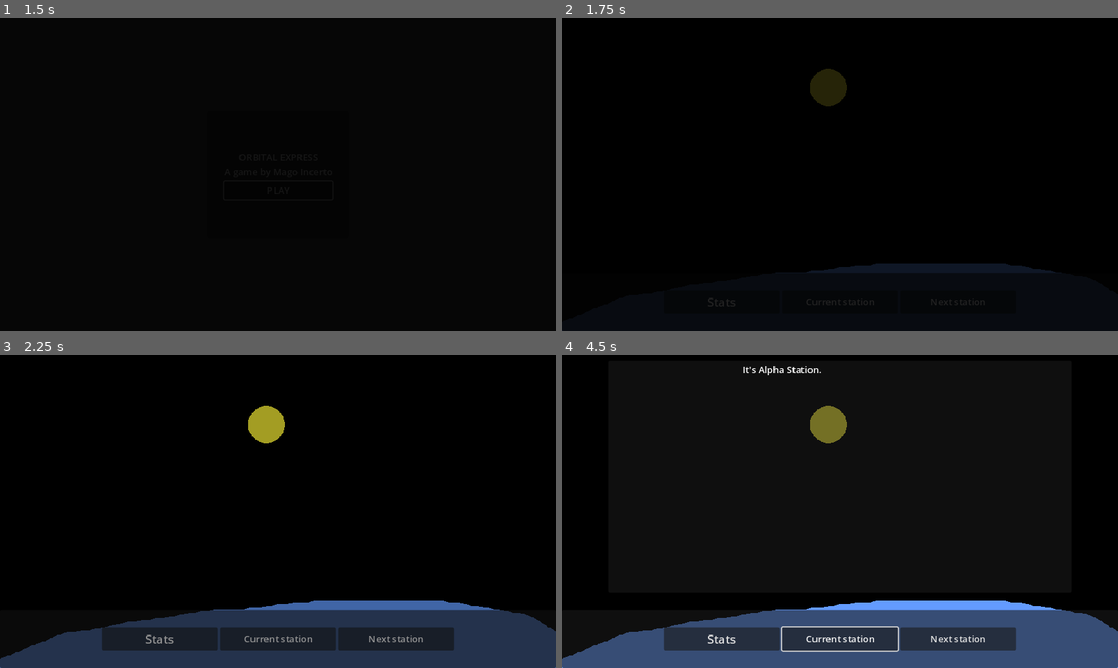
Above: before the commit, frames 1-4 (two rows, left to right).
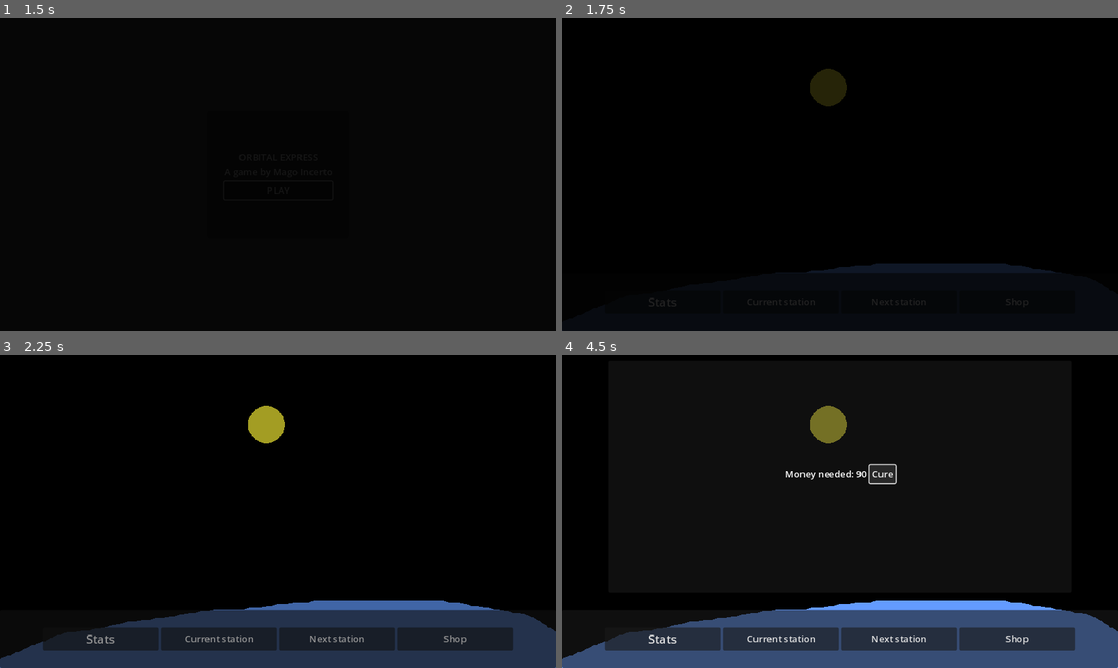
Above: after the commit, the same moments.

Repository: GustavoIgor/orbital-express
Game: Godot game, scene res://Scenes/main_menu.tscn
The game is run twice, just before and just after one commit, with the same random seed, the same clock (stepped at 60 frames per second) and the same inputs.
Inputs (mouse positions are in pixels of both pictures, inside the frame that each line leads up to):
- Up to frame 1 (1.5 s): click "PLAY" at 0.5 s; click "PLAY" at 1.25 s
- Up to frame 2 (1.75 s): no input
- Up to frame 3 (2.25 s): click "Stats" at 2 s
- Up to frame 4 (4.5 s): click "Current station" at 2.75 s; click (1017, 639) at 3.5 s, where only the run after the commit has a clickable "Shop"; click (884, 473) at 4.25 s, where only the run after the commit has a clickable "Cure"

Frame 1 is identical in both runs. In frame 2, 0.2% of the frame differs, in the area x 15-84%, y 89-93%; in frame 3, 2.0%; in frame 4, 2.9%, in the area x 7-93%, y 3-95%.

Commit message:
Major changes, added asteroids, shop and exports

Diff:
--- a/Scenes/asteroid.tscn
+++ b/Scenes/asteroid.tscn
@@ -5,6 +5,8 @@
 [ext_resource type="Shape2D" uid="uid://l1c2vrcrugxv" path="res://Resources/asteroid_cshape_small.tres" id="3_0tg5v"]
 
 [node name="Asteroid" type="Area2D"]
+collision_layer = 4
+collision_mask = 11
 script = ExtResource("1_rgq87")
 
 [node name="Sprite2D" type="Sprite2D" parent="."]
@@ -12,3 +14,5 @@
 
 [node name="CollisionShape2D" type="CollisionShape2D" parent="."]
 shape = ExtResource("3_0tg5v")
+
+[connection signal="body_entered" from="." to="." method="_on_body_entered"]
--- a/Scenes/bullet.tscn
+++ b/Scenes/bullet.tscn
@@ -7,6 +7,8 @@
 size = Vector2(6, 10)
 
 [node name="Bullet" type="Node2D"]
+light_mask = 8
+visibility_layer = 5
 script = ExtResource("1_gfx5x")
 
 [node name="Sprite2D" type="Sprite2D" parent="."]
@@ -14,9 +16,12 @@
 texture = ExtResource("2_knihx")
 
 [node name="Area2D" type="Area2D" parent="."]
+collision_layer = 8
+collision_mask = 5
 
 [node name="CollisionShape2D" type="CollisionShape2D" parent="Area2D"]
 rotation = 1.5708
 shape = SubResource("RectangleShape2D_f12ky")
 
+[connection signal="area_entered" from="Area2D" to="." method="_on_area_2d_area_entered"]
 [connection signal="body_entered" from="Area2D" to="." method="_on_area_2d_body_entered"]
--- a/Scenes/delivery.tscn
+++ b/Scenes/delivery.tscn
@@ -1,11 +1,15 @@
-[gd_scene load_steps=5 format=3 uid="uid://dcol07v036n16"]
+[gd_scene load_steps=8 format=3 uid="uid://dcol07v036n16"]
 
+[ext_resource type="Script" path="res://Scripts/delivery.gd" id="1_6vcik"]
 [ext_resource type="Texture2D" uid="uid://fpa5r45wpbug" path="res://Assets/Background.png" id="1_df8og"]
 [ext_resource type="PackedScene" uid="uid://cbxctj48srse3" path="res://Scenes/space_ship.tscn" id="2_tekcv"]
 [ext_resource type="PackedScene" uid="uid://ck0j7ry3joktn" path="res://Scenes/ui.tscn" id="3_nlgs2"]
 [ext_resource type="PackedScene" uid="uid://sshhu6yh0dpw" path="res://Scenes/asteroid.tscn" id="4_4d74n"]
+[ext_resource type="Script" path="res://Scripts/asteroid_spawner.gd" id="5_r0xcm"]
+[ext_resource type="PackedScene" uid="uid://cwnydy2po7sbb" path="res://Scenes/travel_is_over.tscn" id="7_n14x2"]
 
 [node name="Delivery" type="Node2D"]
+script = ExtResource("1_6vcik")
 
 [node name="Sprite2D" type="Sprite2D" parent="."]
 position = Vector2(480, 270)
@@ -19,6 +23,18 @@
 [node name="Asteroid" parent="." instance=ExtResource("4_4d74n")]
 position = Vector2(340, 204)
 
+[node name="AsteroidSpawner" type="Node2D" parent="."]
+position = Vector2(441, 155)
+script = ExtResource("5_r0xcm")
+
+[node name="TravelTimer" type="Timer" parent="."]
+one_shot = true
+
 [node name="Camera2D" type="Camera2D" parent="."]
 position = Vector2(480, 270)
 zoom = Vector2(2, 2)
+
+[node name="TravelIsOver" parent="." instance=ExtResource("7_n14x2")]
+visible = false
+
+[connection signal="timeout" from="TravelTimer" to="." method="_on_travel_timer_timeout"]
--- /dev/null
+++ b/Scenes/game_over.tscn
@@ -0,0 +1,42 @@
+[gd_scene format=3 uid="uid://clckw4maqr43y"]
+
+[node name="GameOver" type="CanvasLayer"]
+
+[node name="Control" type="Control" parent="."]
+layout_mode = 3
+anchors_preset = 15
+anchor_right = 1.0
+anchor_bottom = 1.0
+grow_horizontal = 2
+grow_vertical = 2
+
+[node name="Panel" type="Panel" parent="Control"]
+layout_mode = 1
+anchors_preset = 8
+anchor_left = 0.5
+anchor_top = 0.5
+anchor_right = 0.5
+anchor_bottom = 0.5
+offset_left = -242.5
+offset_top = -140.0
+offset_right = 242.5
+offset_bottom = 140.0
+grow_horizontal = 2
+grow_vertical = 2
+
+[node name="Label" type="Label" parent="Control/Panel"]
+layout_mode = 1
+anchors_preset = 8
+anchor_left = 0.5
+anchor_top = 0.5
+anchor_right = 0.5
+anchor_bottom = 0.5
+offset_left = -20.0
+offset_top = -11.5
+offset_right = 20.0
+offset_bottom = 11.5
+grow_horizontal = 2
+grow_vertical = 2
+text = "GAME OVER!
+You exploded"
+horizontal_alignment = 1
--- a/Scenes/next_station.tscn
+++ b/Scenes/next_station.tscn
@@ -58,7 +58,7 @@
 [node name="RichTextLabel" type="RichTextLabel" parent="HBoxContainer/VBoxContainer2"]
 custom_minimum_size = Vector2(0, 300)
 layout_mode = 2
-text = "fsfsfs"
+text = "Click on any station"
 
 [node name="Accept" type="Button" parent="HBoxContainer/VBoxContainer2"]
 visible = false
--- /dev/null
+++ b/Scenes/shop.tscn
@@ -0,0 +1,46 @@
+[gd_scene load_steps=2 format=3 uid="uid://b131ikq2mr1f5"]
+
+[ext_resource type="Script" path="res://Scripts/shop.gd" id="1_0e3lv"]
+
+[node name="Shop" type="Panel"]
+custom_minimum_size = Vector2(800, 400)
+anchors_preset = 5
+anchor_left = 0.5
+anchor_right = 0.5
+offset_left = -20.0
+offset_top = 10.0
+offset_right = 20.0
+offset_bottom = 50.0
+grow_horizontal = 2
+script = ExtResource("1_0e3lv")
+
+[node name="VBoxContainer" type="VBoxContainer" parent="."]
+layout_mode = 1
+anchors_preset = 8
+anchor_left = 0.5
+anchor_top = 0.5
+anchor_right = 0.5
+anchor_bottom = 0.5
+offset_left = -20.0
+offset_top = -20.0
+offset_right = 20.0
+offset_bottom = 20.0
+grow_horizontal = 2
+grow_vertical = 2
+
+[node name="HBoxContainer" type="HBoxContainer" parent="VBoxContainer"]
+layout_mode = 2
+size_flags_horizontal = 4
+
+[node name="Label" type="Label" parent="VBoxContainer/HBoxContainer"]
+layout_mode = 2
+text = "Money needed: 100"
+
+[node name="Cure" type="Button" parent="VBoxContainer/HBoxContainer"]
+layout_mode = 2
+text = "Cure"
+
+[node name="HBoxContainer2" type="HBoxContainer" parent="VBoxContainer"]
+layout_mode = 2
+
+[connection signal="pressed" from="VBoxContainer/HBoxContainer/Cure" to="." method="_on_cure_pressed"]
--- a/Scenes/station.tscn
+++ b/Scenes/station.tscn
@@ -1,10 +1,11 @@
-[gd_scene load_steps=6 format=3 uid="uid://cqu38k1r2yav2"]
+[gd_scene load_steps=7 format=3 uid="uid://cqu38k1r2yav2"]
 
 [ext_resource type="Texture2D" uid="uid://e30yt8n3p326" path="res://Assets/Alpha.png" id="1_ji0r5"]
 [ext_resource type="Script" path="res://Scripts/station.gd" id="1_tfqm1"]
 [ext_resource type="PackedScene" uid="uid://dg2ie0juhtj7p" path="res://Scenes/stats.tscn" id="3_ymfby"]
 [ext_resource type="PackedScene" uid="uid://bejx0rp1kryob" path="res://Scenes/current_station.tscn" id="4_glr1g"]
 [ext_resource type="PackedScene" uid="uid://cuindur1pl737" path="res://Scenes/next_station.tscn" id="5_5aohp"]
+[ext_resource type="PackedScene" uid="uid://b131ikq2mr1f5" path="res://Scenes/shop.tscn" id="6_2s0cr"]
 
 [node name="Station" type="CanvasLayer"]
 script = ExtResource("1_tfqm1")
@@ -68,6 +69,12 @@
 layout_mode = 2
 text = "Next station"
 
+[node name="Shop" type="Button" parent="Control/Bar/HBoxContainer"]
+custom_minimum_size = Vector2(200, 0)
+layout_mode = 2
+text = "Shop
+"
+
 [node name="Stats" parent="Control" instance=ExtResource("3_ymfby")]
 visible = false
 layout_mode = 1
@@ -84,6 +91,14 @@
 offset_top = 10.0
 offset_bottom = 410.0
 
+[node name="Shop" parent="Control" instance=ExtResource("6_2s0cr")]
+visible = false
+layout_mode = 1
+offset_left = -400.0
+offset_right = 400.0
+offset_bottom = 410.0
+
 [connection signal="pressed" from="Control/Bar/HBoxContainer/Stats" to="." method="_on_stats_pressed"]
 [connection signal="pressed" from="Control/Bar/HBoxContainer/CurrentStation" to="." method="_on_current_station_pressed"]
 [connection signal="pressed" from="Control/Bar/HBoxContainer/NextStation" to="." method="_on_next_station_pressed"]
+[connection signal="pressed" from="Control/Bar/HBoxContainer/Shop" to="." method="_on_shop_pressed"]
--- /dev/null
+++ b/Scenes/travel_is_over.tscn
@@ -0,0 +1,47 @@
+[gd_scene load_steps=2 format=3 uid="uid://cwnydy2po7sbb"]
+
+[ext_resource type="Script" path="res://Scripts/travel_is_over.gd" id="1_yy4cf"]
+
+[node name="TravelIsOver" type="CanvasLayer"]
+script = ExtResource("1_yy4cf")
+
+[node name="Control" type="Control" parent="."]
+layout_mode = 3
+anchors_preset = 15
+anchor_right = 1.0
+anchor_bottom = 1.0
+grow_horizontal = 2
+grow_vertical = 2
+
+[node name="Panel" type="Panel" parent="Control"]
+layout_mode = 1
+anchors_preset = 8
+anchor_left = 0.5
+anchor_top = 0.5
+anchor_right = 0.5
+anchor_bottom = 0.5
+offset_left = -195.5
+offset_top = -112.0
+offset_right = 195.5
+offset_bottom = 112.0
+grow_horizontal = 2
+grow_vertical = 2
+
+[node name="VBoxContainer" type="VBoxContainer" parent="Control/Panel"]
+layout_mode = 1
+anchors_preset = 15
+anchor_right = 1.0
+anchor_bottom = 1.0
+grow_horizontal = 2
+grow_vertical = 2
+
+[node name="RichTextLabel" type="RichTextLabel" parent="Control/Panel/VBoxContainer"]
+custom_minimum_size = Vector2(0, 150)
+layout_mode = 2
+text = "you arrived at the station safely"
+
+[node name="Button" type="Button" parent="Control/Panel/VBoxContainer"]
+layout_mode = 2
+text = "OK"
+
+[connection signal="pressed" from="Control/Panel/VBoxContainer/Button" to="." method="_on_button_pressed"]
--- a/Scenes/ui.tscn
+++ b/Scenes/ui.tscn
@@ -1,6 +1,9 @@
-[gd_scene format=3 uid="uid://ck0j7ry3joktn"]
+[gd_scene load_steps=2 format=3 uid="uid://ck0j7ry3joktn"]
+
+[ext_resource type="Script" path="res://Scripts/ui.gd" id="1_4ha7a"]
 
 [node name="UI" type="CanvasLayer"]
+script = ExtResource("1_4ha7a")
 
 [node name="Control" type="Control" parent="."]
 layout_mode = 3
@@ -15,6 +18,15 @@
 offset_right = 232.0
 offset_bottom = 183.0
 
-[node name="Label" type="Label" parent="Control/VBoxContainer"]
+[node name="HBoxContainer" type="HBoxContainer" parent="Control/VBoxContainer"]
+layout_mode = 2
+
+[node name="Life" type="Label" parent="Control/VBoxContainer/HBoxContainer"]
 layout_mode = 2
 text = "teste"
+
+[node name="HBoxContainer2" type="HBoxContainer" parent="Control/VBoxContainer"]
+layout_mode = 2
+
+[node name="MoneyGained" type="Label" parent="Control/VBoxContainer/HBoxContainer2"]
+layout_mode = 2
--- /dev/null
+++ b/Scenes/win.tscn
@@ -0,0 +1,42 @@
+[gd_scene format=3 uid="uid://dk7e66tdisem"]
+
+[node name="Win" type="CanvasLayer"]
+
+[node name="Control" type="Control" parent="."]
+layout_mode = 3
+anchors_preset = 15
+anchor_right = 1.0
+anchor_bottom = 1.0
+grow_horizontal = 2
+grow_vertical = 2
+
+[node name="Panel" type="Panel" parent="Control"]
+layout_mode = 1
+anchors_preset = 8
+anchor_left = 0.5
+anchor_top = 0.5
+anchor_right = 0.5
+anchor_bottom = 0.5
+offset_left = -242.5
+offset_top = -140.0
+offset_right = 242.5
+offset_bottom = 140.0
+grow_horizontal = 2
+grow_vertical = 2
+
+[node name="Label" type="Label" parent="Control/Panel"]
+layout_mode = 1
+anchors_preset = 8
+anchor_left = 0.5
+anchor_top = 0.5
+anchor_right = 0.5
+anchor_bottom = 0.5
+offset_left = -20.0
+offset_top = -11.5
+offset_right = 20.0
+offset_bottom = 11.5
+grow_horizontal = 2
+grow_vertical = 2
+text = "YOU WIN!
+You get 100000 money"
+horizontal_alignment = 1
--- a/Scripts/asteroid.gd
+++ b/Scripts/asteroid.gd
@@ -1,4 +1,4 @@
-extends Area2D
+class_name Asteroid extends Area2D
 
 enum  AsteroidSize{LARGE, MEDIUM, SMALL}
 
@@ -8,6 +8,19 @@
 var movement_vector := Vector2(0, -1)
 var speed := 100
 
+var money_gained : int:
+	get:
+		match size:
+			AsteroidSize.LARGE:
+				return 100
+			AsteroidSize.LARGE:
+				return 50
+			AsteroidSize.LARGE:
+				return 250
+			_:
+				return 0
+
+signal exploded
 
 # Called when the node enters the scene tree for the first time.
 func _ready() -> void:
@@ -40,3 +53,14 @@
 		global_position.x = screen_size.x
 	elif global_position.x > screen_size.x:
 		global_position.x = 0
+
+func explode():
+	emit_signal("exploded", global_position, size, money_gained)
+	queue_free()
+
+
+func _on_body_entered(body: Node2D) -> void:
+	if body.name == "SpaceShip":
+		emit_signal("exploded", global_position, size, money_gained)
+		Global.life -= 10
+		queue_free()
--- /dev/null
+++ b/Scripts/asteroid_spawner.gd
@@ -0,0 +1,36 @@
+extends Node2D
+
+@export var asteroid_scene: PackedScene = preload("res://Scenes/asteroid.tscn")
+@export var spawn_interval: float = 1.0  # Intervalo entre spawns
+@export var spawn_area: Vector2 = Vector2(200, 600)  # Área vertical para spawn
+var spawn_timer = 0.0
+var money_now : int
+
+func _process(delta: float) -> void:
+	spawn_timer -= delta
+	if spawn_timer <= 0:
+		spawn_timer = spawn_interval
+		spawn_asteroid(Vector2(
+		position.x,
+		position.y + randf_range(-spawn_area.y / 2, spawn_area.y / 2)
+	), Asteroid.AsteroidSize.LARGE)
+
+func _on_asteroid_exploded(pos, size, money_gained):
+
+	for i in range(2):
+		money_now += money_gained
+		match size:
+			Asteroid.AsteroidSize.LARGE:
+				spawn_asteroid(pos, Asteroid.AsteroidSize.MEDIUM)
+			Asteroid.AsteroidSize.MEDIUM:
+				spawn_asteroid(pos, Asteroid.AsteroidSize.SMALL)
+			Asteroid.AsteroidSize.SMALL:
+				pass
+		print(money_gained)
+
+func spawn_asteroid(pos, size):
+	var a = asteroid_scene.instantiate()
+	a.global_position = pos
+	a.size = size
+	a.connect("exploded", _on_asteroid_exploded)
+	add_child(a)
--- a/Scripts/bullet.gd
+++ b/Scripts/bullet.gd
@@ -17,12 +17,13 @@
 	if time_left <= 0:
 		queue_free()
 
-func _on_area_entered(body: Node) -> void:
-	if body.name != "Player":
+func _on_area_2d_body_entered(body) -> void:
+	#queue_free()  # Remove a bala
+	pass
+
+func _on_area_2d_area_entered(area) -> void:
+	if area is Asteroid:
+		print("Acertou")
+		var asteroid = area
+		asteroid.explode()  # Chama um método do objeto colidido
 		queue_free()
-
-
-func _on_area_2d_body_entered(body: Node2D) -> void:
-	if body.is_in_group("Enemies"):  # Verifica se é um inimigo
-		body.take_damage()  # Chama um método do objeto colidido
-		queue_free()  # Remove a bala
--- a/Scripts/current_station.gd
+++ b/Scripts/current_station.gd
@@ -5,6 +5,14 @@
 	match Global.cur_station:
 		0:
 			textlabel.text = "It's Alpha Station."
+		1:
+			textlabel.text = "It's Beta Outpost."
+		2:
+			textlabel.text = "It's Gamma Base."
+		3:
+			textlabel.text = "It's Delta Hub."
+		4:
+			textlabel.text = "It's Epsilon Colony."
 		_:
 			pass
 	pass
--- /dev/null
+++ b/Scripts/delivery.gd
@@ -0,0 +1,35 @@
+extends Node2D
+@onready var travel_timer = $TravelTimer
+@onready var travel_label = $TravelLabel
+@onready var asteroid_spawner = $AsteroidSpawner
+@onready var travel_is_over = $TravelIsOver
+func _ready() -> void:
+	start_travel()
+
+func _process(delta: float) -> void:
+	if travel_timer.is_stopped():
+		return
+	update_label(travel_timer.time_left)
+	if Global.life <= 0 :
+		get_tree().change_scene_to_file("res://Scenes/game_over.tscn")
+
+func start_travel():
+	var travel_time = Global.get_distance(Global.cur_station, Global.target_station) * 10
+	travel_timer.wait_time = travel_time
+	print(travel_time)
+	travel_timer.start()
+	update_label(travel_time)  # Atualizar o rótulo (se necessário)
+
+# Atualizar o rótulo com o tempo restante
+func update_label(time: float):
+	if travel_label:
+		travel_label.text = "Time remaining: " + str(round(time)) + " seconds"
+
+func _on_travel_timer_timeout() -> void:
+	print("Arrived at destination!")
+	travel_is_over.visible = true
+	Global.money += asteroid_spawner.money_now + Global.get_distance(Global.cur_station, Global.target_station) * 100
+	print(asteroid_spawner.money_now + Global.get_distance(Global.cur_station, Global.target_station) * 100)
+	Global.cur_station = Global.target_station
+
+	# Mude para a cena da estação, se necessário
--- /dev/null
+++ b/Scripts/shop.gd
@@ -0,0 +1,12 @@
+extends Panel
+
+@onready var label_cure = $VBoxContainer/HBoxContainer/Label
+
+# Called every frame. 'delta' is the elapsed time since the previous frame.
+func _process(delta: float) -> void:
+	label_cure.text = "Money needed: " + str(Global.money * 0.1)
+	pass
+
+func _on_cure_pressed() -> void:
+	Global.money = Global.money - Global.money * 0.1
+	Global.life = 100
--- a/Scripts/space_ship.gd
+++ b/Scripts/space_ship.gd
@@ -17,7 +17,6 @@
 	# Obtém a posição global do mouse
 	animation.play("Lighted")
 	var mouse_position = get_global_mouse_position()
-	print(mouse_position)
 	# Faz a nave olhar para a posição do mouse
 	look_at(mouse_position)
 
--- a/Scripts/station.gd
+++ b/Scripts/station.gd
@@ -3,24 +3,31 @@
 @onready var stats : Panel = $Control/Stats
 @onready var current_station : Panel = $Control/CurrentStation
 @onready var next_station : Panel = $Control/NextStation
+@onready var shop : Panel = $Control/Shop
 func _ready() -> void:
-	pass # Replace with function body.
-
-# Called every frame. 'delta' is the elapsed time since the previous frame.
-func _process(delta: float) -> void:
-	pass
+	if Global.money > 10000:
+		get_tree().change_scene_to_file("res://Scenes/win.tscn")
 
 func _on_stats_pressed() -> void:
 	stats.visible = true
 	current_station.visible = false
 	next_station.visible = false
+	shop.visible = false
 
 func _on_current_station_pressed() -> void:
 	stats.visible = false
 	current_station.visible = true
 	next_station.visible = false
+	shop.visible = false
 
 func _on_next_station_pressed() -> void:
 	stats.visible = false
 	current_station.visible = false
 	next_station.visible = true
+	shop.visible = false
+
+func _on_shop_pressed() -> void:
+	stats.visible = false
+	current_station.visible = false
+	next_station.visible = false
+	shop.visible = true
--- a/Scripts/stats.gd
+++ b/Scripts/stats.gd
@@ -24,7 +24,7 @@
 	info.text = "Fuel: It's used to travel between galaxies, don't ask yourself how it makes the ship runs in lightspeed, maybe even the scientists are amazed."
 
 func _on_money_mouse_entered() -> void:
-	info.text = "Money: A currency. Most Universe uses this coin, it's gets crazy when election comes out... somethings never change even after thousands of years, right?"
+	info.text = "Money: A currency. Most Universe uses this coin, it's gets crazy when election comes out... somethings never change even after thousands of years, right? Get 10000 to WIN the game."
 
 func _on_days_mouse_entered() -> void:
 	info.text = "Days: the how many times a celestial body rotates completely around its own axis. Even so many planets exists in the cosmos, it's still based on Earth (Now called 'Genisis') cycles."
--- /dev/null
+++ b/Scripts/travel_is_over.gd
@@ -0,0 +1,3 @@
+extends CanvasLayer
+func _on_button_pressed() -> void:
+	get_tree().change_scene_to_file("res://Scenes/station.tscn")
--- /dev/null
+++ b/Scripts/ui.gd
@@ -0,0 +1,14 @@
+extends CanvasLayer
+@onready var life_label = $Control/VBoxContainer/HBoxContainer/Life
+@onready var money_gained = $Control/VBoxContainer/HBoxContainer2/MoneyGained
+@onready var asteroid_spawner = $"../AsteroidSpawner"
+# Called when the node enters the scene tree for the first time.
+func _ready() -> void:
+	pass # Replace with function body.
+
+
+# Called every frame. 'delta' is the elapsed time since the previous frame.
+func _process(delta: float) -> void:
+	life_label.text = "Life: " + str(Global.life)
+	money_gained.text = "Money until now: " + str(asteroid_spawner.money_now)
+	pass
